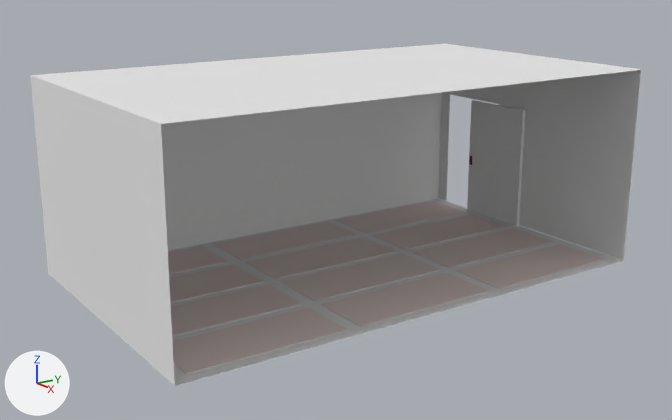
Before and after pictures for a commit that changed the Blender file assets/locations/SalaNaomi.blend.
Rendered twice from a 50 mm lens placed at (8.8, -7.45, 5.05), pointed at (-2.46, 0.2, 1.16). Lighting does not change. The marker at lower left points along +X, +Y and +Z.

The older version as bpy lines, for what is in view:
```python
ob_cube = bpy.data.objects.new('Cube', me_cube)
ob_cube.location = (0.09, 0.07, 1.37)
ob_cube.scale = (4.38, 3.74, 1.0)
ob_cube_001 = bpy.data.objects.new('Cube.001', me_cube_021)
ob_cube_001.location = (-2.76, 3.78, 1.38)
ob_cube_001.scale = (0.629, 0.005, 1.0)
ob_cube_002 = bpy.data.objects.new('Cube.002', me_cube_023)
ob_cube_002.location = (-2.93, 3.7, 1.78)
ob_cube_002.scale = (0.00349, 0.0000676, 0.0548)
ob_cube_003 = bpy.data.objects.new('Cube.003', me_cube_003)
ob_cube_003.location = (-3.72, -2.34, 0.37)
ob_cube_003.rotation_euler = (0.0, 0.0, 1.571)  # degrees (0, 0, 90)
ob_cube_003.scale = (1.11, 0.451, -0.00837)
```
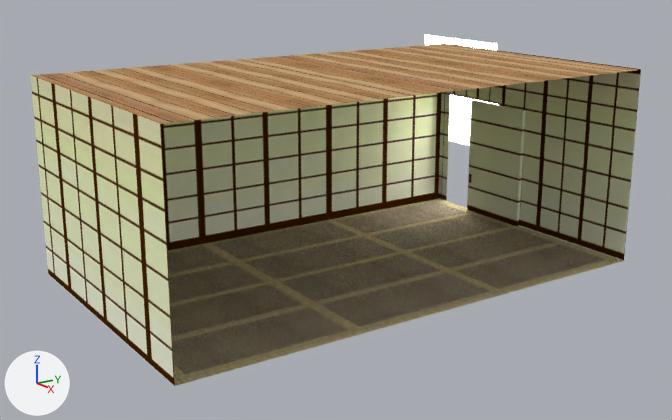
The newer file is also turned or shifted as a whole; pictures and numbers use the older file's frame.

Pixel boxes [x1, y1, x2, y2] of what changed, in the pictures (672 x 420 px):
'Cube', surface changed
    both: [30, 43, 641, 386]
'Cube.003', surface changed (grey to brown)
    both: [168, 201, 605, 374]
'Cube.001', surface changed (grey to yellow)
    both: [467, 100, 526, 226]
'Plane', added
    after: [425, 35, 498, 146]
'Cube.002', moved
    before: [469, 156, 472, 165]
    after: [469, 174, 472, 183]

What changed in the scene script:
```text
Add img_teto_jpg:
    img_teto_jpg = load_image('Teto.jpg', '../../textures/grounds/Teto.jpg', 712, 672, 'sRGB')
Add img_parede_japonesa_png:
    img_parede_japonesa_png = load_image('Parede Japonesa.png', '../../textures/grounds/Parede Japonesa.png', 420, 420, 'sRGB')
Add img_chao_jpg:
    img_chao_jpg = load_image('Chao.jpg', '../../textures/grounds/Chao.jpg', 418, 418, 'sRGB')
Add img_tapete_jpg:
    img_tapete_jpg = load_image('tapete.jpg', '../../textures/grounds/tapete.jpg', 1000, 1000, 'sRGB')
Change mat_material:
    remove mat_material.base_color = (0.8, 0.8, 0.8)  # white #e7e7e7
    add mat_material.texture = img_parede_japonesa_png
Change mat_tapete_002:
    remove mat_tapete_002.base_color = (0.8, 0.682, 0.661)  # white #e7d7d4
    add mat_tapete_002.texture = img_tapete_jpg
Change mat_piso:
    remove mat_piso.base_color = (0.8, 0.8, 0.8)  # white #e7e7e7
    add mat_piso.texture = img_chao_jpg
Change mat_parede:
    remove mat_parede.base_color = (0.8, 0.8, 0.8)  # white #e7e7e7
    add mat_parede.texture = img_parede_japonesa_png
Change mat_teto:
    remove mat_teto.base_color = (0.8, 0.8, 0.8)  # white #e7e7e7
    add mat_teto.texture = img_teto_jpg
Add mat_material_002:
    mat_material_002 = emission_material('Material.002')
    mat_material_002.base_color = (0.8, 0.8, 0.8)  # white #e7e7e7
    mat_material_002.strength = 16.5
Add me_plane:
    me_plane.from_pydata([(-1.0, -1.0, 0.0), (1.0, -1.0, 0.0), (-1.0, 1.0, 0.0), (1.0, 1.0, 0.0)], [], [(0, 1, 3, 2)])
    me_plane.materials.append(mat_material_002)  # white #e7e7e7
Change ob_cube_002:
    ob_cube_002.location: (-2.93, 3.7, 1.78) -> (-2.93, 3.7, 1.45)
Add ob_plane:
    ob_plane = bpy.data.objects.new('Plane', me_plane)
    ob_plane.location = (-4.29, 4.28, 2.36)
    ob_plane.rotation_euler = (-1.48, 0.0, 0.0)  # degrees (-85, 0, 0)
```
